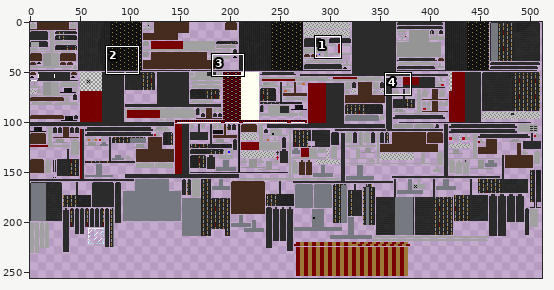
A sprite sheet gets an edit: mccore/src/main/resources/assets/dkzpartspack/textures/parts/contractor_camper_bed_cclm.png. Above, an overview of the earlier version with the close-up marked.
Close-up. The starting point:
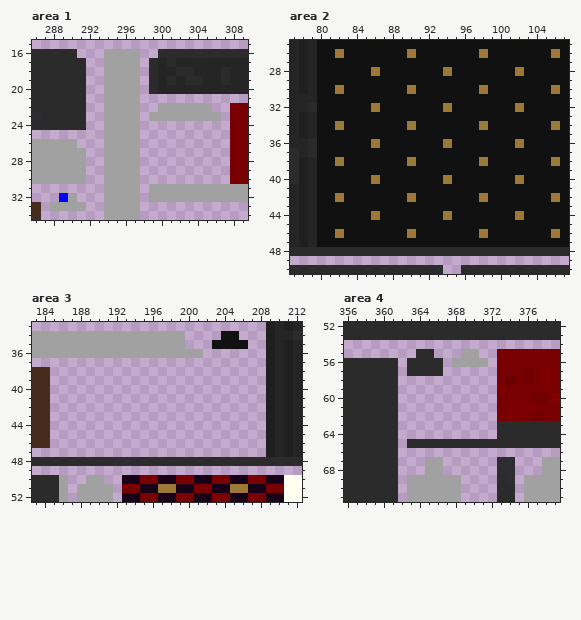
The file is 512x256 pixels. Colours within 5 levels of each other are drawn and written as one. Shown: area 1: x 286..309, y 15..34; area 2: x 77..107, y 25..50; area 3: x 183..212, y 33..52; area 4: x 356..379, y 52..71. The commit also changed other parts of the picture, which this record leaves out.
Now the later version:
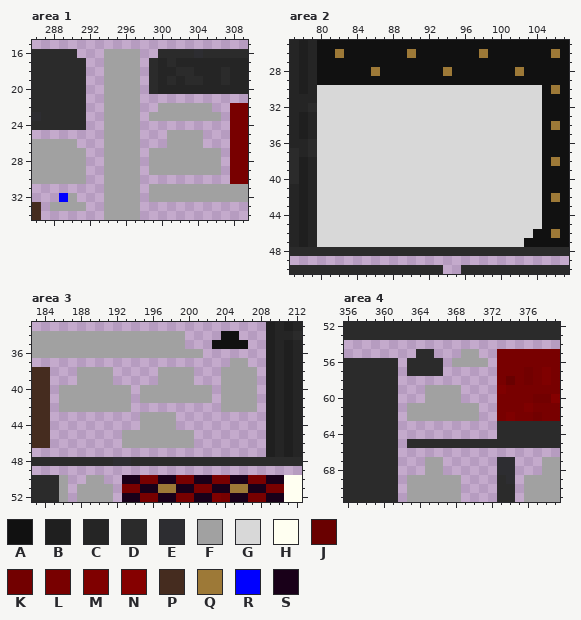
Palette (. is transparent): A #111111  B #1f1f1f  C #252525  D #2b2b2b  E #2d2d31  F #a1a1a1  G #d8d8d8  H #fffff1  J #690000  K #720000  L #780000  M #7f0000  N #850000  P #452c1f  Q #9d7937  R #0000ff  S #190019
The edit:
Area 1:
y 25..26: x 301..304 .... -> FFFF
y 27..29: x 299..306 ........ -> FFFFFFFF
Area 2:
y 30: x 80..104 AAQAAAAAAAQAAAAAAAQAAAAAA -> GGGGGGGGGGGGGGGGGGGGGGGGG
y 31: x 80..104 AAAAAAAAAAAAAAAAAAAAAAAAA -> GGGGGGGGGGGGGGGGGGGGGGGGG
y 32: x 80..104 AAAAAAQAAAAAAAQAAAAAAAQAA -> GGGGGGGGGGGGGGGGGGGGGGGGG
y 33: x 80..104 AAAAAAAAAAAAAAAAAAAAAAAAA -> GGGGGGGGGGGGGGGGGGGGGGGGG
y 34: x 80..104 AAQAAAAAAAQAAAAAAAQAAAAAA -> GGGGGGGGGGGGGGGGGGGGGGGGG
y 35: x 80..104 AAAAAAAAAAAAAAAAAAAAAAAAA -> GGGGGGGGGGGGGGGGGGGGGGGGG
y 36: x 80..104 AAAAAAQAAAAAAAQAAAAAAAQAA -> GGGGGGGGGGGGGGGGGGGGGGGGG
y 37: x 80..104 AAAAAAAAAAAAAAAAAAAAAAAAA -> GGGGGGGGGGGGGGGGGGGGGGGGG
y 38: x 80..104 AAQAAAAAAAQAAAAAAAQAAAAAA -> GGGGGGGGGGGGGGGGGGGGGGGGG
y 39: x 80..104 AAAAAAAAAAAAAAAAAAAAAAAAA -> GGGGGGGGGGGGGGGGGGGGGGGGG
y 40: x 80..104 AAAAAAQAAAAAAAQAAAAAAAQAA -> GGGGGGGGGGGGGGGGGGGGGGGGG
y 41: x 80..104 AAAAAAAAAAAAAAAAAAAAAAAAA -> GGGGGGGGGGGGGGGGGGGGGGGGG
y 42: x 80..104 AAQAAAAAAAQAAAAAAAQAAAAAA -> GGGGGGGGGGGGGGGGGGGGGGGGG
y 43: x 80..104 AAAAAAAAAAAAAAAAAAAAAAAAA -> GGGGGGGGGGGGGGGGGGGGGGGGG
y 44: x 80..104 AAAAAAQAAAAAAAQAAAAAAAQAA -> GGGGGGGGGGGGGGGGGGGGGGGGG
y 45: x 80..104 AAAAAAAAAAAAAAAAAAAAAAAAA -> GGGGGGGGGGGGGGGGGGGGGGGGG
y 46: x 80..103 AAQAAAAAAAQAAAAAAAQAAAAA -> GGGGGGGGGGGGGGGGGGGGGGGG
y 47: x 80..102 AAAAAAAAAAAAAAAAAAAAAAA -> GGGGGGGGGGGGGGGGGGGGGGG
Area 3:
y 37: x 205..206 .. -> FF
y 38..39: x 188..191 .... -> FFFF; x 197..200 .... -> FFFF; x 204..207 .... -> FFFF
y 40..41: x 186..193 ........ -> FFFFFFFF; x 195..202 ........ -> FFFFFFFF; x 204..207 .... -> FFFF
y 42: x 186..193 ........ -> FFFFFFFF; x 204..207 .... -> FFFF
y 43..44: x 195..198 .... -> FFFF
y 45..46: x 193..200 ........ -> FFFFFFFF
Area 4:
y 59..60: x 365..368 .... -> FFFF
y 61..62: x 363..370 ........ -> FFFFFFFF
Changed places in both close-ups, as pixel boxes (x1, y1, x2, y2):
added: (149, 130, 221, 175)
changed: (317, 85, 542, 247)
added: (59, 358, 257, 448)
added: (407, 385, 479, 421)
